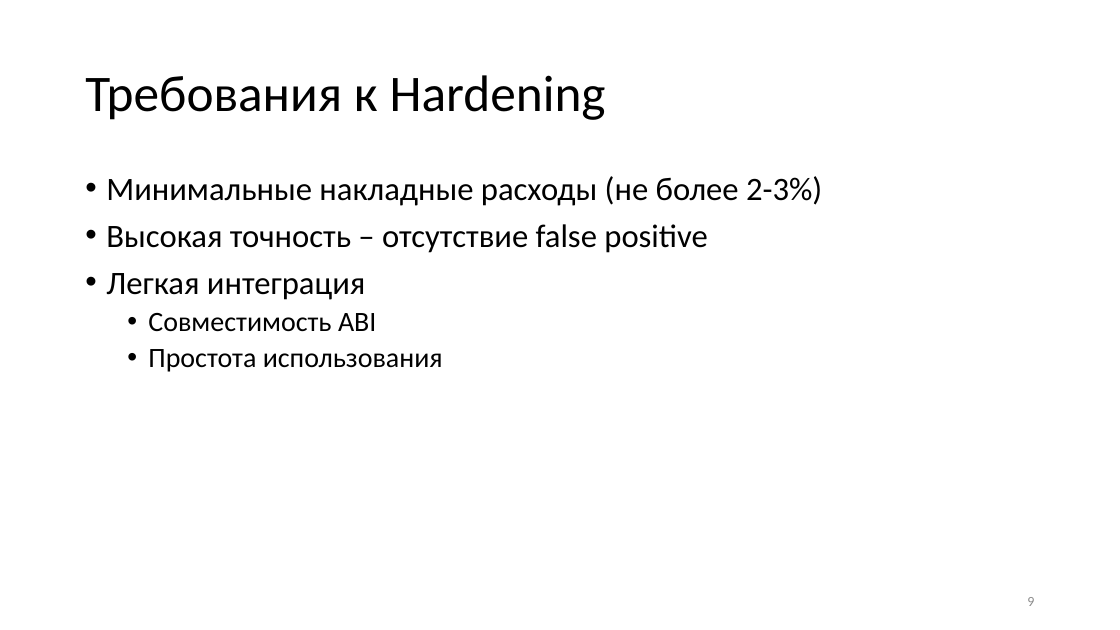
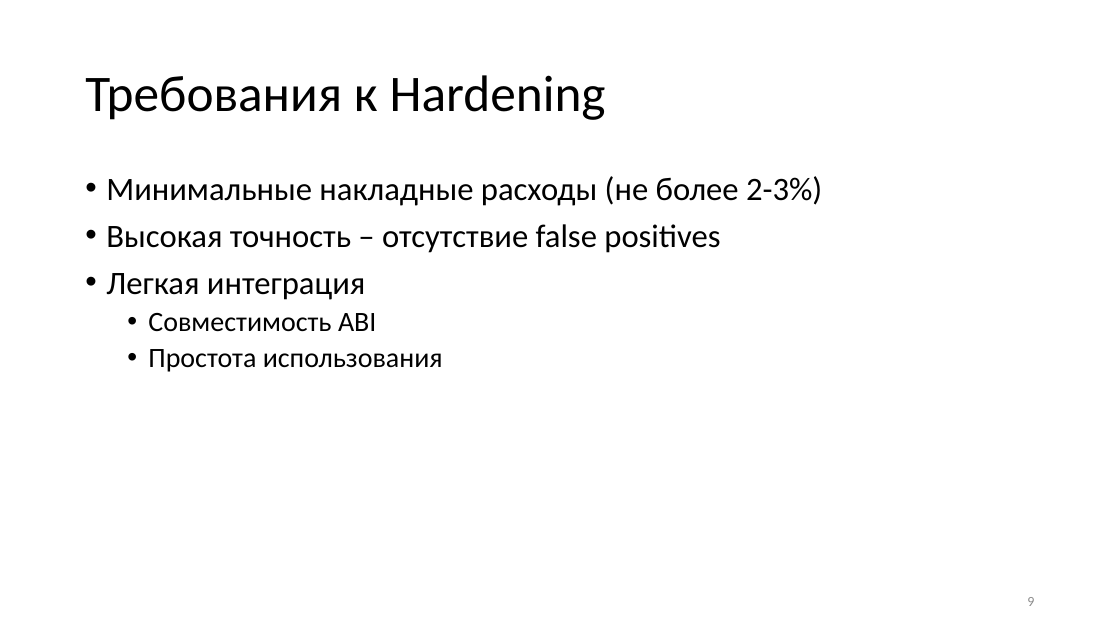
Before and after one commit to yugr/slides, a slide deck: slide 9 of CppZeroCost/2025/Rusyaev/hardening_v2.pptx. Drawn at 1120x630 pixels with LibreOffice and Linux fonts; fonts in the diff are those of the drawing. Boxes give left, top, right and bottom in pixels: in the first picture for what was removed or moved away, otherwise in the second. Text is boxed around its words. In the diff, an @@ line names an element or a change of style, - is before the commit and + after.

```diff
--- a/CppZeroCost/2025/Rusyaev/hardening_v2.pptx
+++ b/CppZeroCost/2025/Rusyaev/hardening_v2.pptx
@@ text at <box>106,224,720,253</box>: text changed @@
-• Высокая точность – отсутствие false positive
+• Высокая точность – отсутствие false positives
```
Also in this commit, not shown: 10 other slides changed, 2 slides removed, 1 other file.
